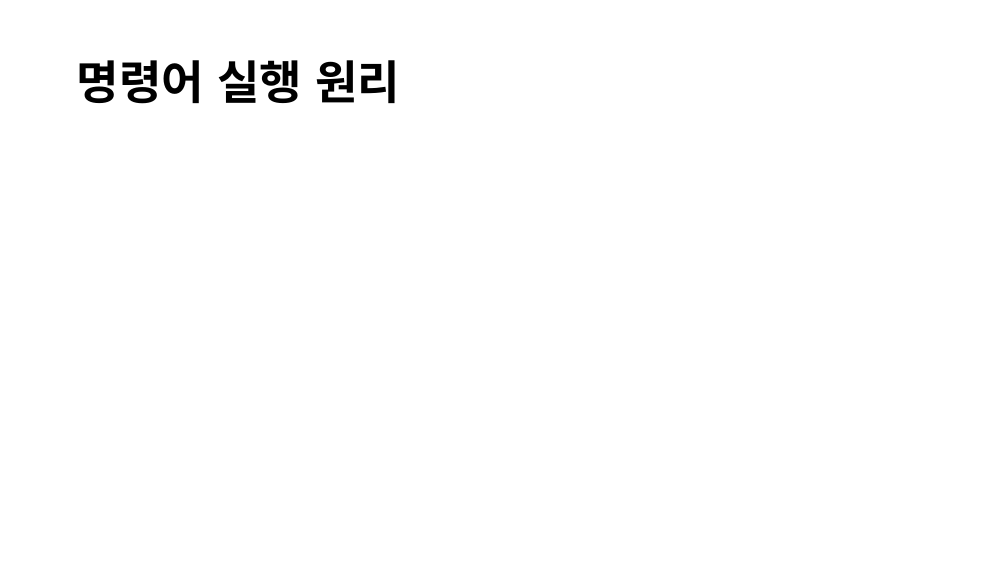
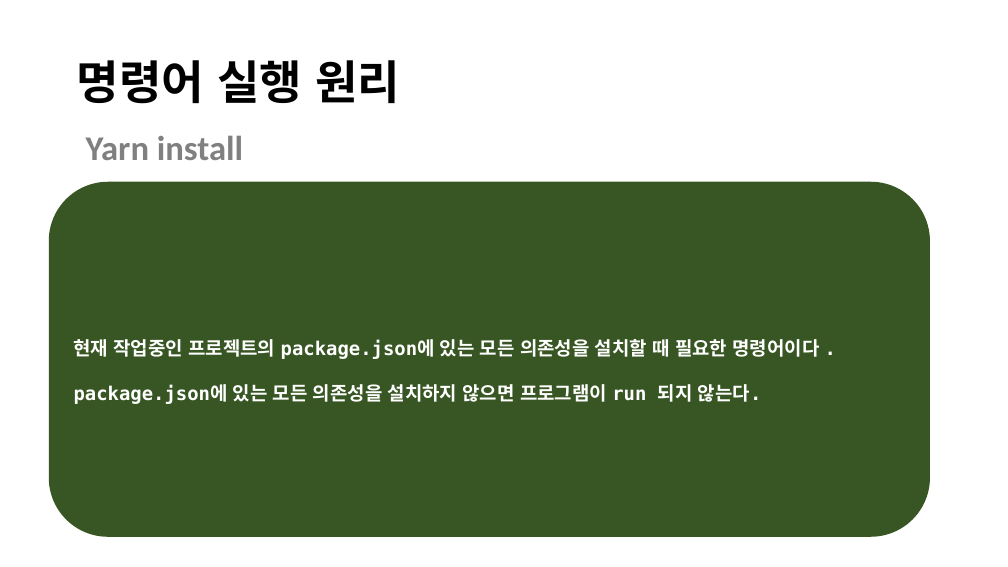
Before and after one commit to Profitah/DoFarming_DOC, a slide deck: slide 5 of 서버관련/Yarn을_이용한_리엑트실행.pptx. Drawn at 1008x567 pixels with LibreOffice and Linux fonts; fonts in the diff are those of the drawing. Boxes give left, top, right and bottom in pixels: in the first picture for what was removed or moved away, otherwise in the second. Text is boxed around its words. In the diff, an @@ line names an element or a change of style, - is before the commit and + after.

Commit message:
yarn 을 이용한 리엑트 실행 v2

```diff
--- a/서버관련/Yarn을_이용한_리엑트실행.pptx
+++ b/서버관련/Yarn을_이용한_리엑트실행.pptx
@@ text added at [86, 136, 243, 160], 33 pt, text #808080, bold @@
+Yarn install
@@ rounded rectangle added at [48, 181, 930, 537], fill #385723, 18 pt, text #FFFFFF, bold @@
+현재 작업중인 프로젝트의 package.json에 있는 모든 의존성을 설치할 때 필요한 명령어이다 . package.json에 있는 모든 의존성을 설치하지 않으면 프로그램이 run 되지 않는다.
```
Also in this commit, not shown: 3 other slides changed.
